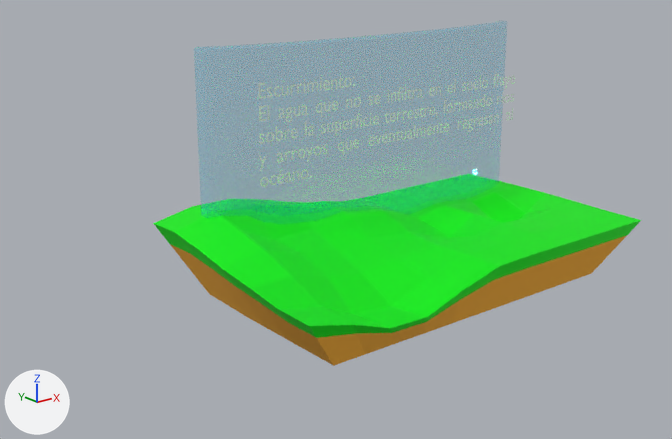
Renders of the glTF model assets/pr/1escurrimiento.glb from each side of a commit.
Camera for both pictures: a camera (50 mm lens) standing at (-12.25, -12.89, 7.06) and looking at (-2.17, -0.28, 2.02). Lighting does not change. The marker at lower left points along +X, +Y and +Z. The older version comes first. Where no turn or scale is listed for an object, it has been applied to the vertices. Vertices at exactly the same position are counted once.

Names of what the first picture shows: 'Cube', 'Cubo', 'Escurrimiento', 'Plano.001'.
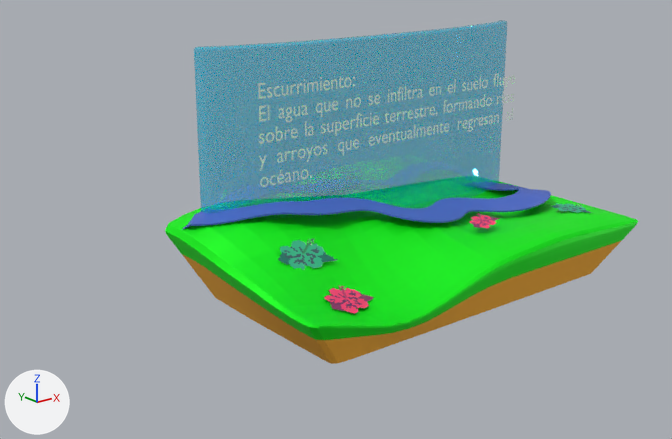
The edits, one by one:
Picture 'Diseño sin título (1)' (img_diseño_sin_título__1) is new.
Picture 'Diseño sin título (2)' (img_diseño_sin_título__2) is new.
In material 'Material.001' (mat_material_001), alpha goes from 0.2 to 0.5.
In material 'Material' (mat_material), alpha goes from 0.0 to 1.0.
Material 'Diseño sin título (1)' (mat_diseño_sin_título__1) is new.
Its texture is img_diseño_sin_título__1 (with its transparency).
Material 'Diseño sin título (2)' (mat_diseño_sin_título__2) is new.
Its texture is img_diseño_sin_título__2 (with its transparency).
me_cubo is used by ob_cubo; location (-0.71, 2.6, 0.0).
me_cubo had 254 vertices, 504 faces and spanned x -3.87..4.83, y -5.28..-0.47, z 0.3..2.08.
me_cubo now has 1277 vertices, 2565 faces and spans x -3.82..4.8, y -5.27..-0.49, z 0.3..2.14.
me_cubo part 1: 1 vertex moved within x 3.05, y -2.87, z 0.3; 213 vertices removed from x -3.87..4.83, y -5.28..-0.47, z 0.31..2.08; 1236 vertices added at x -3.82..4.8, y -5.27..-0.49, z 0.31..2.14.
Mesh me_plano_001_1 is new.
It has 780 vertices, 1556 faces and spans x -0.86..0.68, y -3.48..5.17, z -0.58..0.32.
It uses material mat_material (blue #4969cc).
Mesh me_diseño_sin_título__1__001 is new.
It has 4 vertices, 2 faces and spans x -0.722..0.722, y -0.74..0.727, z -0.009..0.138.
It uses material mat_diseño_sin_título__1 (picture img_diseño_sin_título__1).
Mesh me_diseño_sin_título__2__001 is new.
It has 4 vertices, 2 faces and spans x -0.9..0.9, y -0.69..0.69, z -0.21..0.21.
It uses material mat_diseño_sin_título__2 (picture img_diseño_sin_título__2).
Mesh me_diseño_sin_título__2 is new.
It has 4 vertices, 2 faces and spans x -0.609..0.609, y -0.43..0.43, z -0.085..0.085.
It uses material mat_diseño_sin_título__2 (picture img_diseño_sin_título__2).
Mesh me_diseño_sin_título__1 is new.
It has 4 vertices, 2 faces and spans x -0.95..0.95, y -0.57..0.48, z -0.24..0.39.
It uses material mat_diseño_sin_título__1 (picture img_diseño_sin_título__1).
Object 'Plano' (ob_plano) now shows me_plano_001_1 instead of nothing.
Object 'Plano' (ob_plano) moves from (-6.25, 7.28, 0.0) to (0.26, 0.1, 1.89).
Object 'Plano' (ob_plano) turns from (90, 0, 0) to (0, 2.4, 0) degrees about x, y and z.
Object 'Plano' (ob_plano) is rescaled from (1.0, 1.0, 1.0) to (5.47, 0.354, 0.785).
Object 'Diseño sin título (1).001' (ob_diseño_sin_título__1__001) is new; it shows me_diseño_sin_título__1__001.
Its location is (2.87, -1.65, 1.56).
Object 'Diseño sin título (2).001' (ob_diseño_sin_título__2__001) is new; it shows me_diseño_sin_título__2__001.
Its location is (-3.12, -1.76, 1.2).
Object 'Diseño sin título (2)' (ob_diseño_sin_título__2) is new; it shows me_diseño_sin_título__2.
Its location is (0.51, -1.4, 1.75).
Object 'Diseño sin título (1)' (ob_diseño_sin_título__1) is new; it shows me_diseño_sin_título__1.
Its location is (-3.23, -0.71, 1.66).

Pixel boxes [x1, y1, x2, y2] of what changed, in the pictures (672 x 439 px):
'Cube', surface changed
    both: [194, 20, 507, 213]
'Cubo', reshaped
    before: [153, 181, 641, 366]
    after: [165, 182, 638, 364]
'Plano', now drawn (blue)
    after: [183, 183, 551, 229]
'Diseño sin título (1)', added (green)
    after: [278, 238, 338, 270]
'Plano.001', no longer drawn
    before: [30, 363, 199, 419]
'Diseño sin título (2).001', added
    after: [324, 285, 374, 314]
'Diseño sin título (2)', added
    after: [469, 213, 499, 228]
'Diseño sin título (1).001', added
    after: [551, 203, 591, 213]
